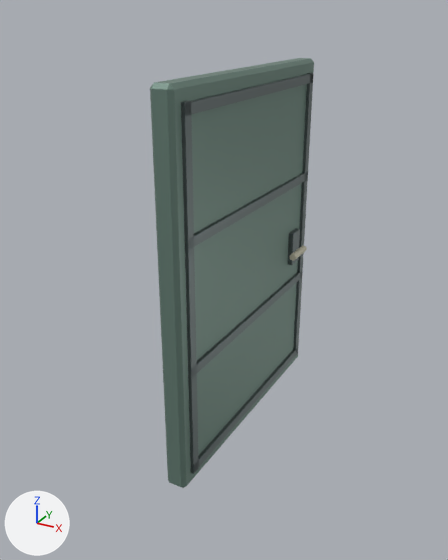
A saved change to the glTF model assets/models/door.glb.
Rendered twice from a 50 mm camera at (1.75, -3.47, 1.56) aimed at (-0.1, -0.11, -0.12). Lighting does not change. The marker at lower left points along +X, +Y and +Z. The picture after the commit comes second. Vertices at exactly the same position are counted once.

Objects in the first picture: 'door'.
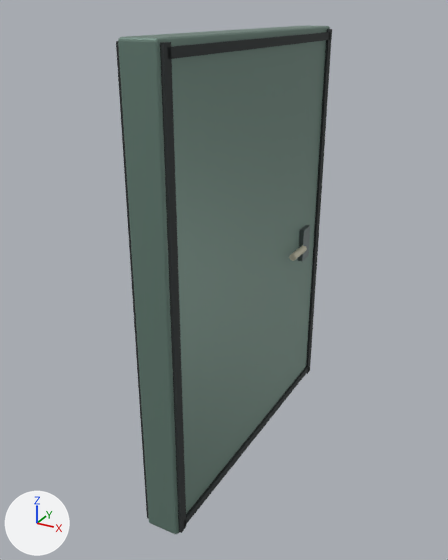
Changed parts and their boxes (x1, y1, x2, y2) in the pictures (448 x 560 px; the box of a moved part takes in the faces that stretch with it):
'door', reshaped, turned: before (150, 58, 314, 488); after (116, 26, 332, 534)
part 1 of me_cube_034, added: after (289, 245, 307, 261)
part 2 of me_cube_034, added: after (116, 41, 149, 519)
part 3 of me_cube_034, moved or reshaped (not visible afterwards): before (188, 271, 302, 378)
part 4 of me_cube_034, added: after (306, 29, 332, 374)
part 5 of me_cube_034, moved or reshaped: before (293, 73, 313, 356); after (160, 42, 186, 533)
part 6 of me_cube_034, moved or reshaped (not visible before): after (185, 367, 309, 524)
part 7 of me_cube_034, moved or reshaped: before (185, 173, 308, 250); after (167, 32, 330, 59)
part 8 of me_cube_034, moved or reshaped: before (288, 228, 300, 265); after (298, 225, 310, 261)
part 9 of me_cube_034, rebuilt (29% wider, 18% taller): before (150, 58, 314, 488); after (118, 26, 330, 534)
part 10 of me_cube_034, deleted: before (181, 74, 313, 474)

Diff of the bpy script that builds the scene:
```diff
--- a/assets/models/door.glb.py
+++ b/assets/models/door.glb.py
@@ mat_black @@
+mat_black = principled_material('black')
+mat_black.base_color = (0.023, 0.029, 0.029)  # dark grey #2a3030
+mat_black.roughness = 0.78
@@ me_cube_034 @@
 # used by ob_door; location = (0.0, 0.0, 0.0)
-me_cube_034.from_pydata(...)  # 176 vertices, 284 faces; spans x -0.19..0.19, y -0.93..0.93, z -1.23..1.23
+me_cube_034.from_pydata(...)  # 240 vertices, 428 faces; spans x -0.19..0.19, y -1.43..1.43, z -1.09..1.09
+# me_cube_034 part 1: a new loose piece, a 16-sided cylinder along z spanning x 0.145..0.195, y -0.125..-0.075, z -0.64..-0.43, in mat_cream (pale yellow #d3ceb8)
+# me_cube_034 part 2: a new loose piece, a box spanning x -0.129..-0.111, y -1.415..1.415, z 1.01..1.07, in mat_black (dark grey #2a3030)
+# me_cube_034 part 3: the loose piece of 8 vertices spanning x 0.07..0.09, y -0.85..0.85, z -0.43..-0.37 is turned -90 degrees about the x axis through its middle and scaled by 1.22, then moved by (-0.2, -1.37, 0.4), in mat_black (dark grey #2a3030)
+# me_cube_034 part 4: a new loose piece, a box spanning x 0.111..0.129, y -1.415..1.415, z -1.07..-1.01, in mat_black (dark grey #2a3030)
+# me_cube_034 part 5: the loose piece of 8 vertices spanning x 0.07..0.09, y 0.79..0.85, z -1.13..1.14 is turned -90 degrees about the x axis through its middle and scaled by 1.25, then moved by (0.04, -0.82, 1.04), in mat_black (dark grey #2a3030)
+# me_cube_034 part 6: the loose piece of 8 vertices spanning x -0.09..-0.07, y -0.85..0.85, z 0.37..0.43 is turned -90 degrees about the x axis through its middle and scaled by 1.22, then moved by (0.2, -1.37, -0.4), in mat_black (dark grey #2a3030)
+# me_cube_034 part 7: the loose piece of 8 vertices spanning x 0.07..0.09, y -0.85..0.85, z 0.37..0.43 is turned -90 degrees about the x axis through its middle and scaled by 1.22, then moved by (0.04, 1.37, -0.4), in mat_black (dark grey #2a3030)
+# me_cube_034 part 8: the loose piece of 8 vertices spanning x 0.07..0.11, y 0.57..0.7, z -0.23..0.02 is turned -90 degrees about the x axis through its middle, then moved by (0.04, -0.74, -0.65)
+# me_cube_034 part 9: the loose piece of 24 vertices spanning x -0.07..0.07, y -0.93..0.93, z -1.23..1.23 is rebuilt with 96 vertices and now spans x -0.11..0.11, y -1.43..1.43, z -1.09..1.09
+# me_cube_034 part 10: 9 loose pieces with 96 vertices, spanning x -0.19..0.19, y -0.85..0.85, z -1.13..1.14, are deleted
+# other edits to the shape of me_cube_034 do not show in these pictures
 me_cube_034.materials.append(mat_steel)
@@ me_cube_034 @@
 me_cube_034.materials.append(mat_cream)
+me_cube_034.materials.append(mat_black)  # dark grey #2a3030
@@ ob_door @@
 ob_door.location = (0.0, 0.0, 0.0)
+ob_door.rotation_euler = (1.571, 0.0, 0.0)  # degrees (90, 0, 0)
```
